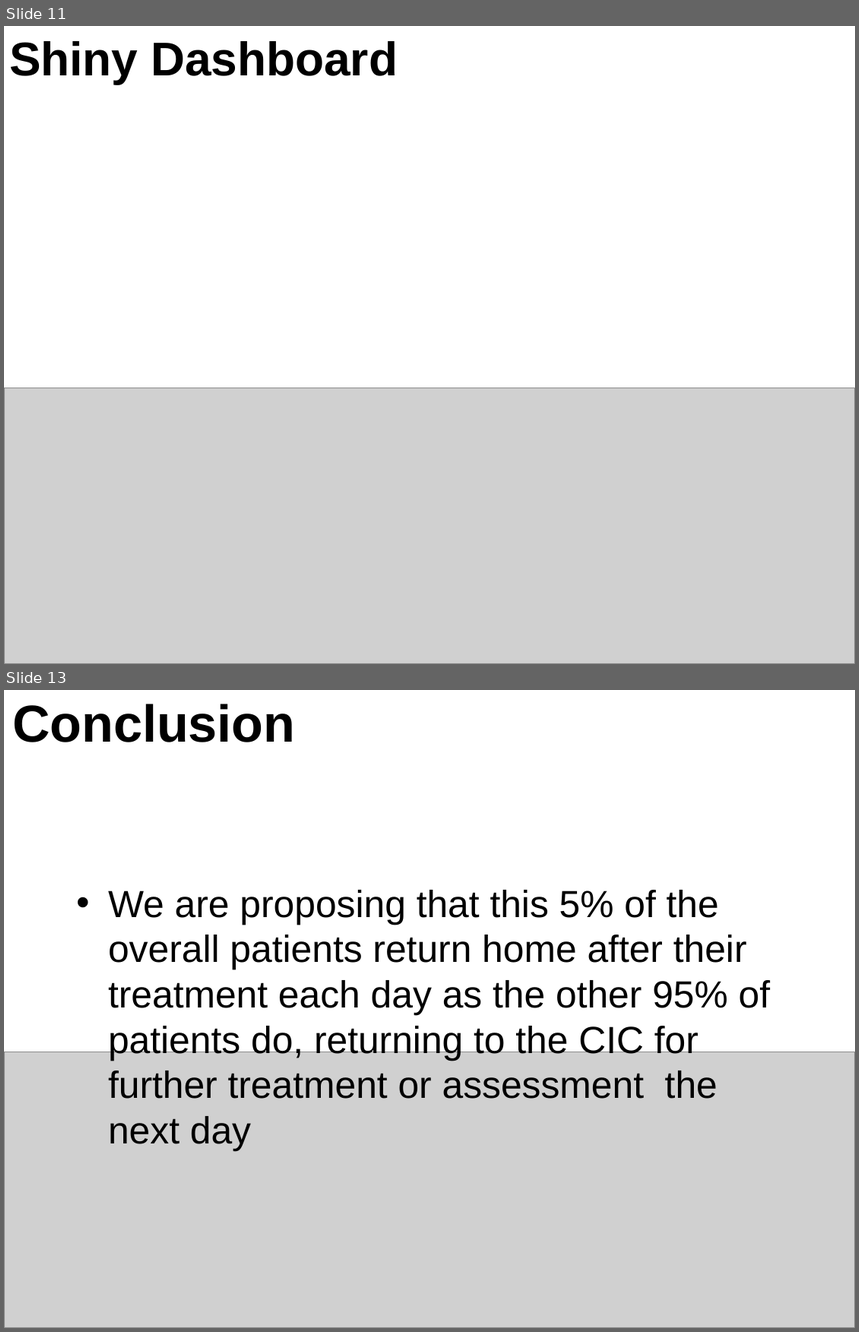
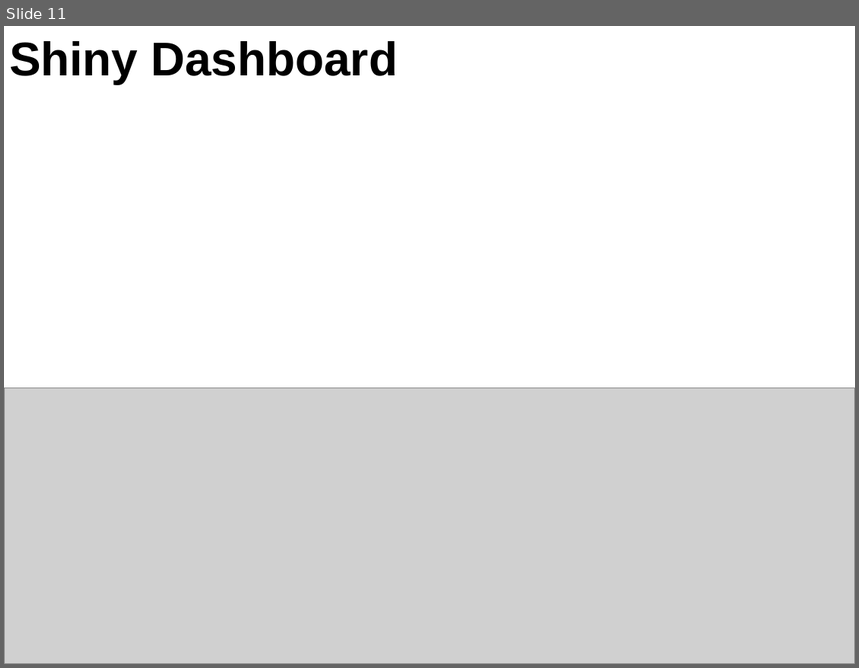
Before and after one commit to RMorton24/phs_group_project, a slide deck: Final Powerpoint presentation for 12.08.22.pptx. Shown one above the other, each under a label of ours: slides 11 and 13 before the commit, slide 11 after it; the slides between them are not shown. The pictures are 859x1332 and 859x668 pixels, drawn with LibreOffice and Linux fonts; fonts in the diff are those of the drawing; grey boxes stand for pictures. Boxes give left, top, right and bottom in pixels: in the first picture for what was removed or moved away, otherwise in the second. Text is boxed around its words. In the diff, an @@ line names an element or a change of style, - is before the commit and + after.

```diff
--- a/Final Powerpoint presentation for 12.08.22.pptx
+++ b/Final Powerpoint presentation for 12.08.22.pptx
@@ slide 13 removed at (x1=4, y1=690, x2=855, y2=1328), background #FFFFFF @@
@@ title removed at (x1=12, y1=704, x2=295, y2=742) @@
-Conclusion
@@ text removed at (x1=108, y1=890, x2=770, y2=1152) @@
-• We are proposing that this 5% of the overall patients return home after their treatment each day as the other 95% of patients do, returning to the CIC for further treatment or assessment the next day
@@ picture removed at (x1=4, y1=1053, x2=855, y2=1328) @@
```
Also in this commit, not shown: 2 slides changed, 1 other file.
